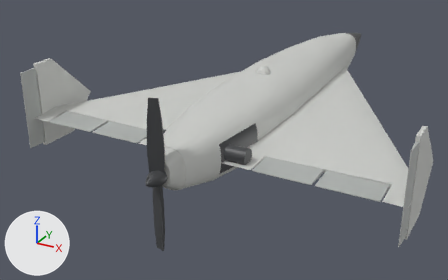
An edit to the glTF model models/shahed-136/shahed136.glb, drawn before and after from the same camera.
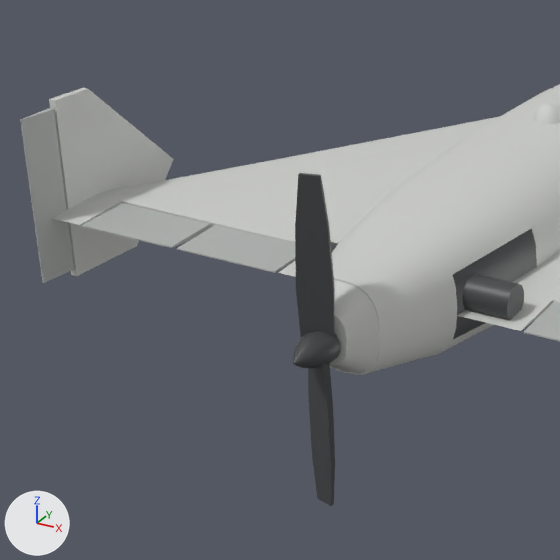
Old and new are each drawn whole from a 50 mm camera at (1.74, -4.23, 1.52) aimed at (-0.34, -0.45, -0.37) and again close up on the part from 2% to 60% of the width and 6% to 98% of the height. Every picture has the same lights, and +X, +Y and +Z are marked at lower left. The older version's two pictures come first. Where no turn or scale is listed for an object, it has been applied to the vertices.

The scene before the commit, as lines of its bpy script (objects in view):
```python
me_elevon_in_r = bpy.data.meshes.new('Elevon.In.R')
me_elevon_in_r.from_pydata(...)  # 8 vertices, 12 faces; spans x -0.175..0.175, y -0.19..-0.006, z -0.012..0.012
me_elevon_in_r.materials.append(mat_controlsurface)  # grey #afb3b0
me_propeller = bpy.data.meshes.new('Propeller')
me_propeller.from_pydata(...)  # 132 vertices, 252 faces; spans x -0.05..0.05, y -0.105..0.022, z -0.45..0.45
me_propeller.materials.append(mat_darkdetail)  # dark grey #424446
me_rudder_l = bpy.data.meshes.new('Rudder.L')
me_rudder_l.from_pydata(...)  # 8 vertices, 12 faces; spans x -0.01..0.01, y -0.131..-0.006, z -0.264..0.264
me_rudder_l.materials.append(mat_controlsurface)  # grey #afb3b0
ob_elevon_in_r = bpy.data.objects.new('Elevon.In.R', me_elevon_in_r)
ob_elevon_in_r.location = (0.565, -1.262, -0.02)
ob_propeller = bpy.data.objects.new('Propeller', me_propeller)
ob_propeller.parent = ob_fuselage
ob_propeller.location = (0.0, -1.8, 0.0)
ob_rudder_l = bpy.data.objects.new('Rudder.L', me_rudder_l)
ob_rudder_l.location = (-1.24, -1.383, 0.05)
# also in view: 'Fin.L' at (-1.24, -1.13, 0.05); 'Wing' at (0.0, -0.29, -0.02); 'Fuselage' at (0.0, -0.01, 0.02); 'Elevon.In.L' at (-0.56, -1.36, -0.02); 'Elevon.Out.L' at (-0.94, -1.36, -0.02)
```
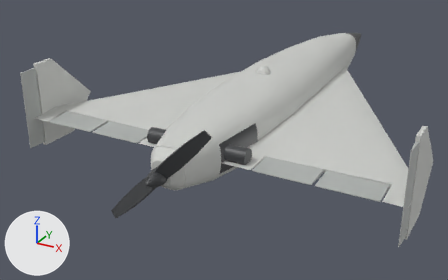
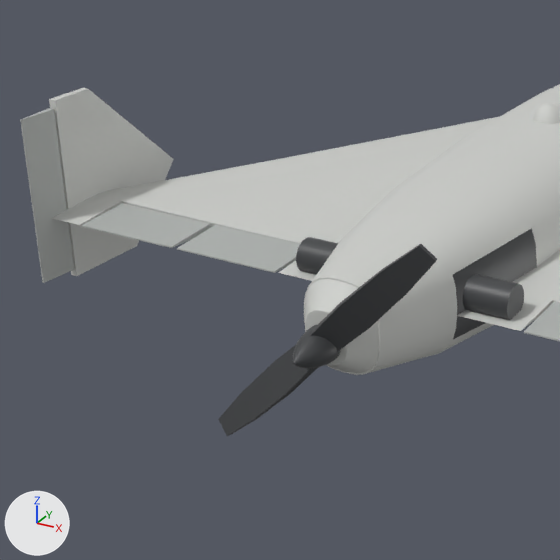
The change in detail:
Object 'Propeller' (ob_propeller) turns from (0, 0, 0) to (0, 45, 0) degrees about x, y and z.

Boxes [x1, y1, x2, y2] around the edits, measured in the close-ups (560 x 560 px):
'Propeller', turned
    before: [293, 173, 341, 506]
    after: [218, 244, 437, 436]
